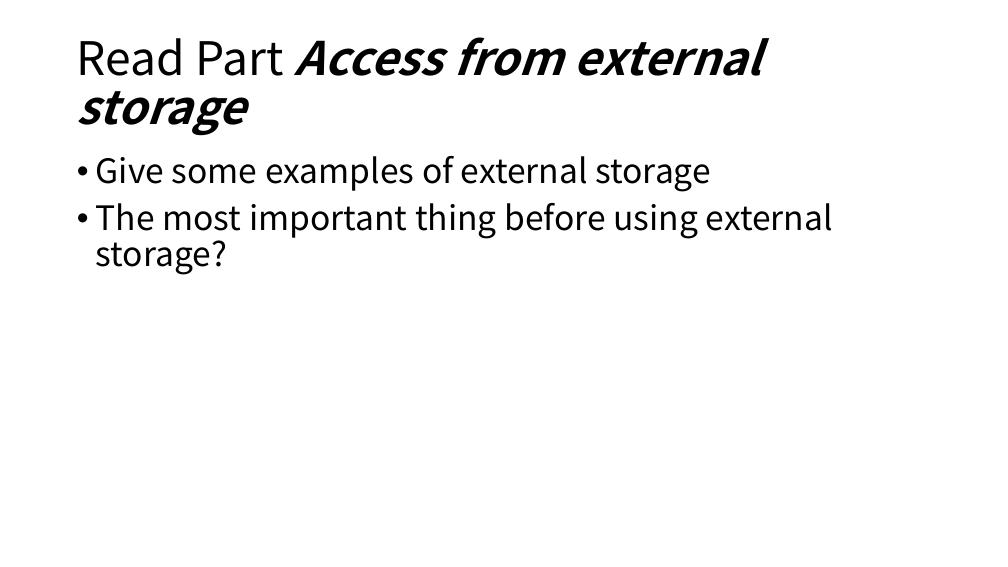
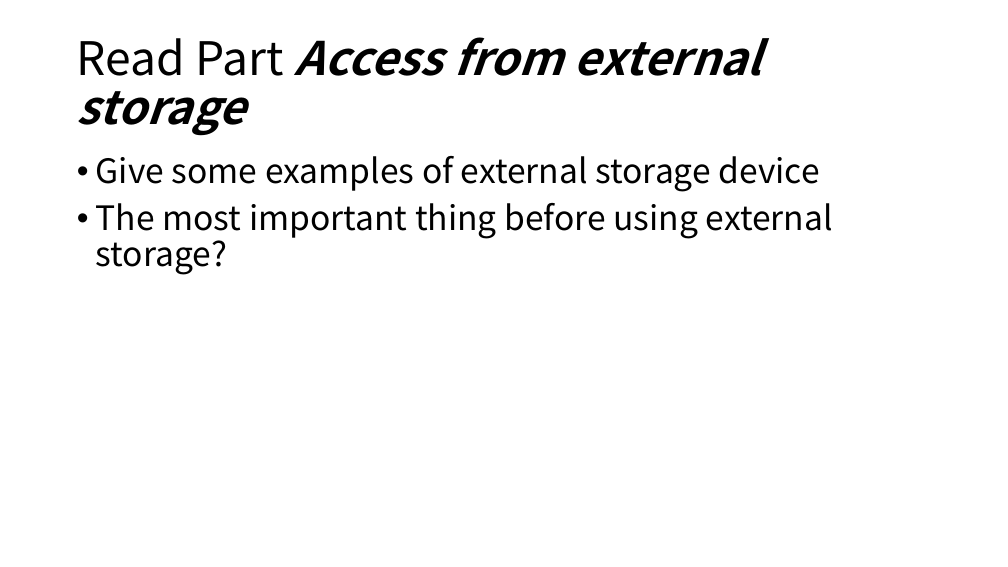
Before and after one commit to tanglw2020/android-class, a slide deck: slide 9 of Android data & files.pptx (slide 8 before the commit). Drawn at 1008x567 pixels with LibreOffice and Linux fonts; fonts in the diff are those of the drawing. Boxes give left, top, right and bottom in pixels: in the first picture for what was removed or moved away, otherwise in the second. Text is boxed around its words. In the diff, an @@ line names an element or a change of style, - is before the commit and + after.

```diff
--- a/Android data & files.pptx
+++ b/Android data & files.pptx
@@ text at bbox=[96, 156, 820, 192]: text changed @@
-• Give some examples of external storage
+• Give some examples of external storage device
```
Also in this commit, not shown: 3 other slides changed, 7 slides added, 3 slides removed.
